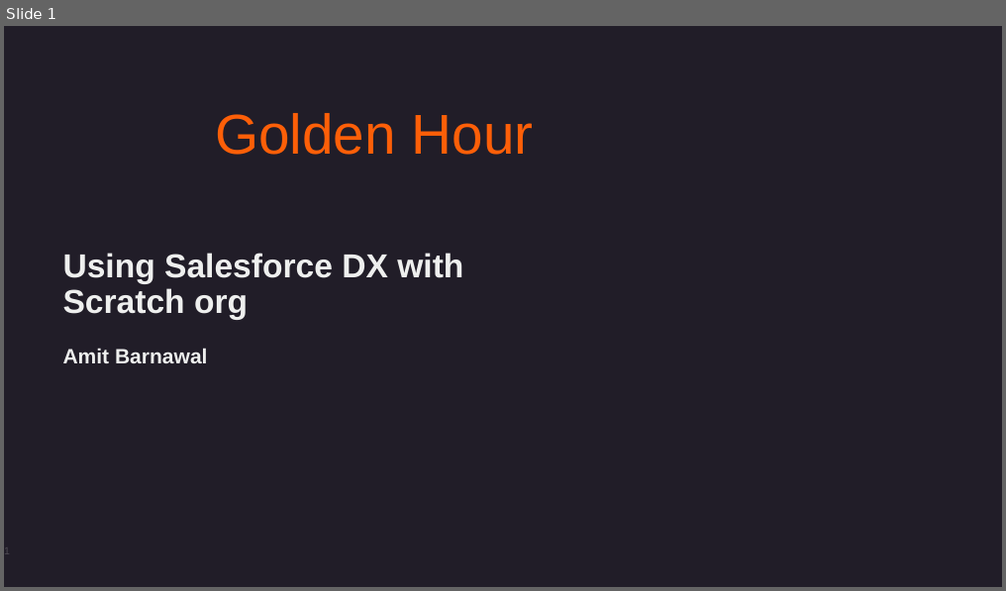
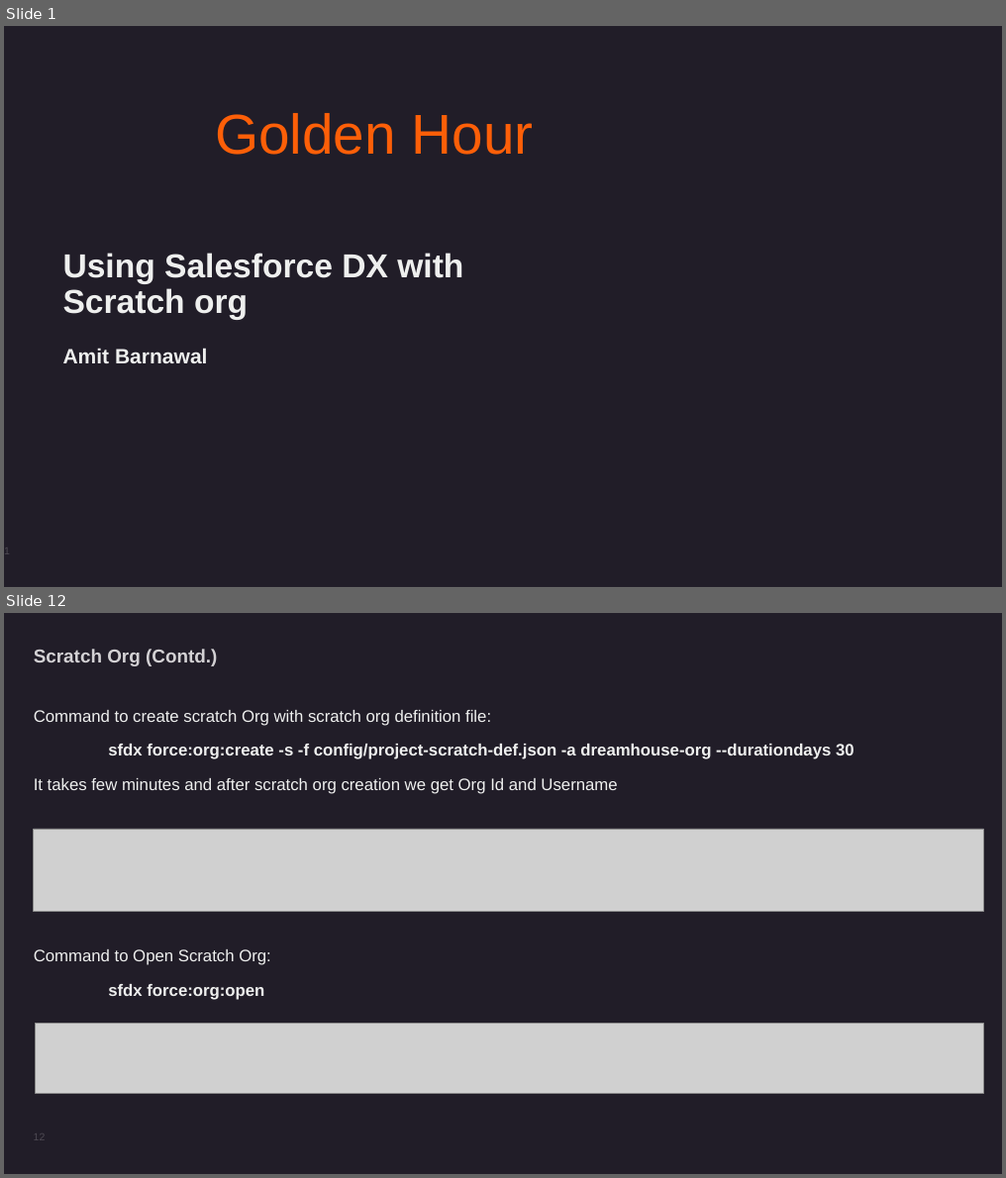
Before and after one commit to novamit/PSL_ScratchOrg, a slide deck: Using Salesforce DX with Scratch org-Amit Barnawal-06072021.pptx. Shown one above the other, each under a label of ours: slide 1 before the commit, slides 1 and 12 after it; the slides between them are not shown. The pictures are 1006x591 and 1006x1178 pixels, drawn with LibreOffice and Linux fonts; fonts in the diff are those of the drawing; grey boxes stand for pictures; background and template pictures are left out. Boxes give left, top, right and bottom in pixels: in the first picture for what was removed or moved away, otherwise in the second. Text is boxed around its words. In the diff, an @@ line names an element or a change of style, - is before the commit and + after.

```diff
--- a/Using Salesforce DX with Scratch org-Amit Barnawal-06072021.pptx
+++ b/Using Salesforce DX with Scratch org-Amit Barnawal-06072021.pptx
@@ slide 12 added at <box>4,613,1002,1174</box>, background #211D28 @@
@@ title added at <box>34,649,217,666</box>, 18 pt, text #D3D1D4, bold @@
+Scratch Org (Contd.)
@@ text added at <box>34,710,854,1000</box>, 16 pt, text #EEEFEE @@
+Command to create scratch Org with scratch org definition file:
+sfdx force:org:create -s -f config/project-scratch-def.json -a dreamhouse-org --durationdays 30
+It takes few minutes and after scratch org creation we get Org Id and Username
+Command to Open Scratch Org:
+sfdx force:org:open
@@ picture added at <box>33,829,983,911</box> @@
@@ picture added at <box>36,1024,984,1093</box> @@
@@ page number added at <box>34,1134,46,1141</box>, 10 pt, text #4E4A53 @@
+12
```
Also in this commit, not shown: 4 slides changed, 18 other slides added, 2 slides removed.
